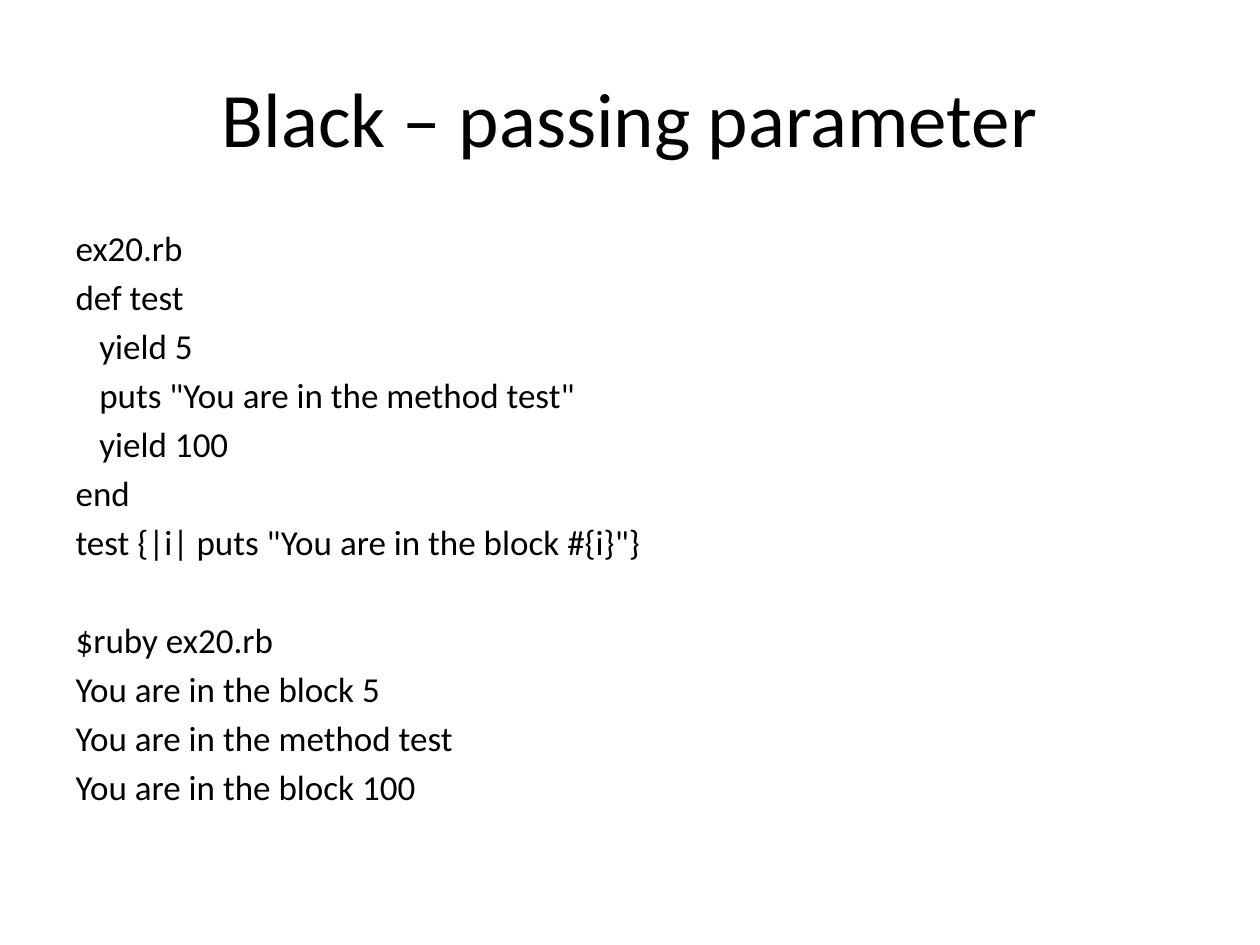
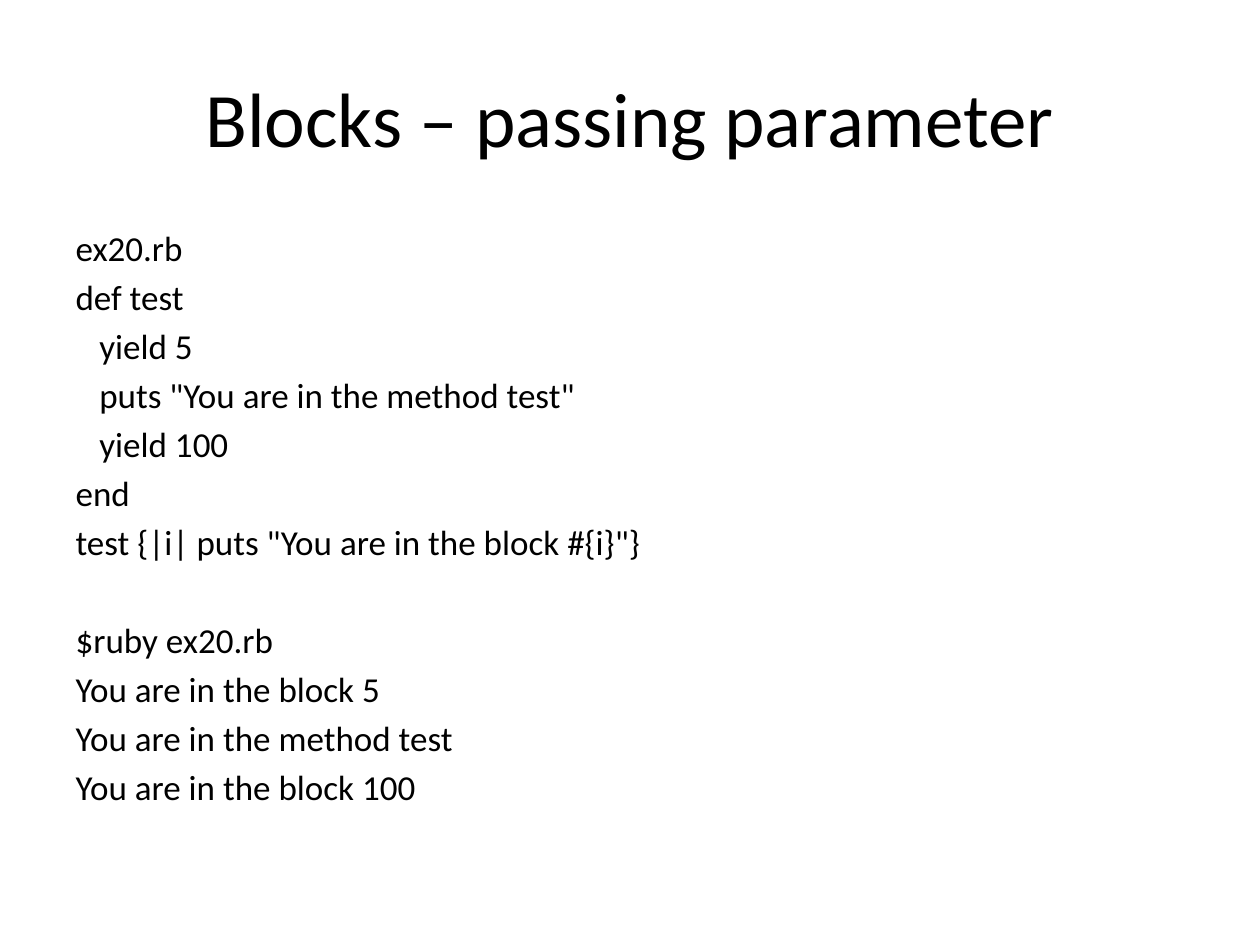
Before and after one commit to EmeraldCityProgrammingGroup/presentations-2014, a slide deck: slide 28 of RubyBasics.pptx. Drawn at 1260x945 pixels with LibreOffice and Linux fonts; fonts in the diff are those of the drawing. Boxes give left, top, right and bottom in pixels: in the first picture for what was removed or moved away, otherwise in the second. Text is boxed around its words. In the diff, an @@ line names an element or a change of style, - is before the commit and + after.

Commit message:
updated slides

```diff
--- a/RubyBasics.pptx
+++ b/RubyBasics.pptx
@@ title at (205, 93, 1053, 161): text changed @@
-Black – passing parameter
+Blocks – passing parameter
```
Also in this commit, not shown: 14 other slides changed, 2 slides added.
